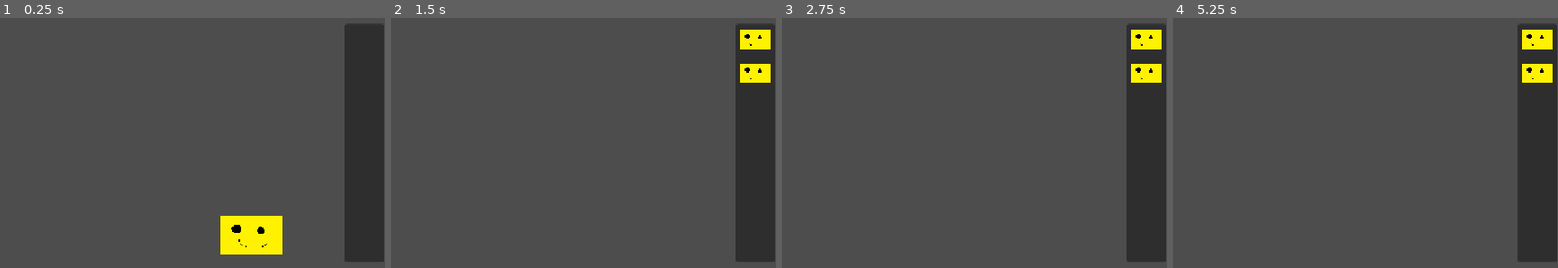
Above: before the commit, frames 1-4 (left to right).
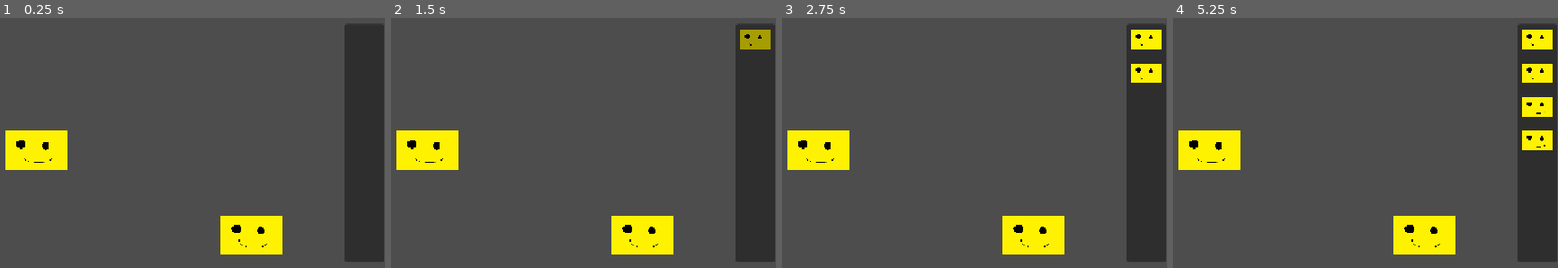
Above: after the commit, the same moments.

Repository: jegeiii/kafcult-co.-s-GIMJAM
Game: Godot game, scene res://scenes/inventory_test.tscn
The game is run twice, just before and just after one commit, with the same random seed, the same clock (stepped at 60 frames per second) and the same inputs. This scene is started directly instead of the project's main scene.
Inputs (mouse positions are in pixels of both pictures, inside the frame that each line leads up to):
- Up to frame 1 (0.25 s): no input
- Up to frame 2 (1.5 s): click "placeholder" at 0.5 s; click "placeholder" (after the commit: "Obtained a") at 1.25 s
- Up to frame 3 (2.75 s): click (816, 150) at 2 s, where only the run after the commit has a clickable "placeholder"
- Up to frame 4 (5.25 s): click (1538, 73) at 2.75 s, where only the run after the commit has a clickable "Obtained a"; click (1423, 235) at 3.5 s, where only the run after the commit has a clickable "placeholder"; click (1538, 108) at 4.25 s, where only the run after the commit has a clickable "Obtained a"; click (1207, 150) at 5 s, where only the run after the commit has a clickable "placeholder"

The runs differ from the first frame. In frame 1, 2.6% of the frame differs, in the area x 1-18%, y 44-61%; in frame 2, 6.2%; in frame 3, 5.0%; in frame 4, 6.3%, in the area x 1-99%, y 31-95%.

Commit message:
fix: fixed the inventory logic

Diff:
--- a/project.godot
+++ b/project.godot
@@ -18,7 +18,6 @@
 [autoload]
 
 DialogueManager="*uid://kyreujamekhp"
-InventoryManager="*uid://bpwlrkh8pqrp2"
 InventoryUi="*uid://be83dtlgyydmy"
 
 [display]
--- a/scenes/clickables.tscn
+++ b/scenes/clickables.tscn
@@ -25,7 +25,6 @@
 offset_right = 308.0
 offset_bottom = 230.0
 focus_mode = 1
-mouse_filter = 0
 
 [node name="item_closeup" type="TextureButton" parent="." unique_id=1288458229]
 visible = false
--- a/scenes/inventory_test.tscn
+++ b/scenes/inventory_test.tscn
@@ -7,3 +7,31 @@
 [node name="clickables" parent="." unique_id=473976335 instance=ExtResource("1_h73wm")]
 
 [node name="clickables2" parent="." unique_id=316619854 instance=ExtResource("1_h73wm")]
+offset_left = 542.0
+offset_top = 300.0
+offset_right = 646.0
+offset_bottom = 362.0
+
+[node name="clickables3" parent="." unique_id=1886409933 instance=ExtResource("1_h73wm")]
+
+[node name="clickables4" parent="." unique_id=684547791 instance=ExtResource("1_h73wm")]
+offset_left = 542.0
+offset_top = 300.0
+offset_right = 646.0
+offset_bottom = 362.0
+
+[node name="clickables5" parent="." unique_id=215888762 instance=ExtResource("1_h73wm")]
+
+[node name="clickables6" parent="." unique_id=991219956 instance=ExtResource("1_h73wm")]
+offset_left = 542.0
+offset_top = 300.0
+offset_right = 646.0
+offset_bottom = 362.0
+
+[node name="clickables7" parent="." unique_id=392846354 instance=ExtResource("1_h73wm")]
+
+[node name="clickables8" parent="." unique_id=715462020 instance=ExtResource("1_h73wm")]
+offset_left = 542.0
+offset_top = 300.0
+offset_right = 646.0
+offset_bottom = 362.0
--- a/scenes/inventory_ui.tscn
+++ b/scenes/inventory_ui.tscn
@@ -1,15 +1,13 @@
 [gd_scene format=3 uid="uid://be83dtlgyydmy"]
 
-[node name="InventoryUI" type="Control" unique_id=1453639750]
-layout_mode = 3
-anchors_preset = 15
-anchor_right = 1.0
-anchor_bottom = 1.0
-grow_horizontal = 2
-grow_vertical = 2
+[ext_resource type="PackedScene" uid="uid://cctqacfflrntm" path="res://scenes/fade_black.tscn" id="1_tahbm"]
+[ext_resource type="Script" uid="uid://bpwlrkh8pqrp2" path="res://scripts/inventory_manager.gd" id="1_ylkvr"]
+
+[node name="InventoryUI" type="CanvasLayer" unique_id=1724370343]
+layer = 10
+script = ExtResource("1_ylkvr")
 
 [node name="PanelContainer" type="PanelContainer" parent="." unique_id=862810394]
-layout_mode = 0
 offset_left = 1088.0
 offset_top = 129.0
 offset_right = 1150.0
@@ -24,3 +22,11 @@
 custom_minimum_size = Vector2(50, 0)
 layout_mode = 2
 size_flags_horizontal = 6
+
+[node name="fade_black" parent="." unique_id=1813767706 instance=ExtResource("1_tahbm")]
+offset_left = 0.0
+offset_top = 0.0
+offset_right = 1244.0
+offset_bottom = 702.0
+
+[connection signal="gui_input" from="fade_black" to="." method="_on_fade_black_gui_input"]
--- a/scripts/clickables.gd
+++ b/scripts/clickables.gd
@@ -4,22 +4,29 @@
 @export var button_interaction = "get" #get or interact
 
 func _ready():
+	InventoryUi.fade_black_pressed.connect(_on_root_fade_black_gui_input)
 	print(item_id)
 
 func _on_pressed():
 	print("pressed")
-	disabled = true
 	#print("pressed: ", interaction)
 	if button_interaction == "get":
+		button_interaction = "inventory"
 		self_modulate.a = 0.0
 		$notification.text = "Obtained " + item_id
 		$notification.visible = true
 		$notification/Timer.start()
-		InventoryManager.add_item(self)
+		disabled = false
+		InventoryUi.add_item(self)
 	elif button_interaction == "inspect":
+		disabled = true
 		$fade_black.transparent()
 		$fade_black.mouse_filter = MOUSE_FILTER_STOP
 		$item_closeup.visible = true
+	elif button_interaction == "inventory":
+		pass
+		#disabled = true
+		#InventoryUi.InventoryInspect(item_id)
 
 func _on_timer_timeout() -> void:
 	$notification.visible = false
@@ -31,3 +38,6 @@
 		$fade_black.fade_in(0.1)
 		set_deferred("disabled", false)
 		$fade_black.mouse_filter = MOUSE_FILTER_IGNORE
+
+func _on_root_fade_black_gui_input():
+	set_deferred("disabled", false)
--- a/scripts/inventory_manager.gd
+++ b/scripts/inventory_manager.gd
@@ -2,6 +2,7 @@
 
 var inventory_slot: Dictionary
 var item_json: Dictionary
+signal fade_black_pressed
 
 func load_item_json(json_path: String) -> void:
 	var file = FileAccess.open(json_path, FileAccess.READ)
@@ -17,8 +18,11 @@
 func add_item(item: TextureButton):
 	item.custom_minimum_size = Vector2(50, 50)
 	item.reparent(get_node("/root/InventoryUi/PanelContainer/ScrollContainer/VBoxContainer"))
-	item.set_script(load("res://scripts/clickables.gd"))
-	item.button_interaction = "inspect"
+
+func InventoryInspect(item_id: String):
+	$fade_black.transparent()
+	$fade_black.mouse_filter = Control.MOUSE_FILTER_STOP
+	#$item_closeup.visible = true
 
 # Called when the node enters the scene tree for the first time.
 func _ready() -> void:
@@ -29,3 +33,7 @@
 # Called every frame. 'delta' is the elapsed time since the previous frame.
 func _process(delta: float) -> void:
 	pass
+
+
+func _on_fade_black_gui_input(event: InputEvent) -> void:
+	fade_black_pressed.emit()
